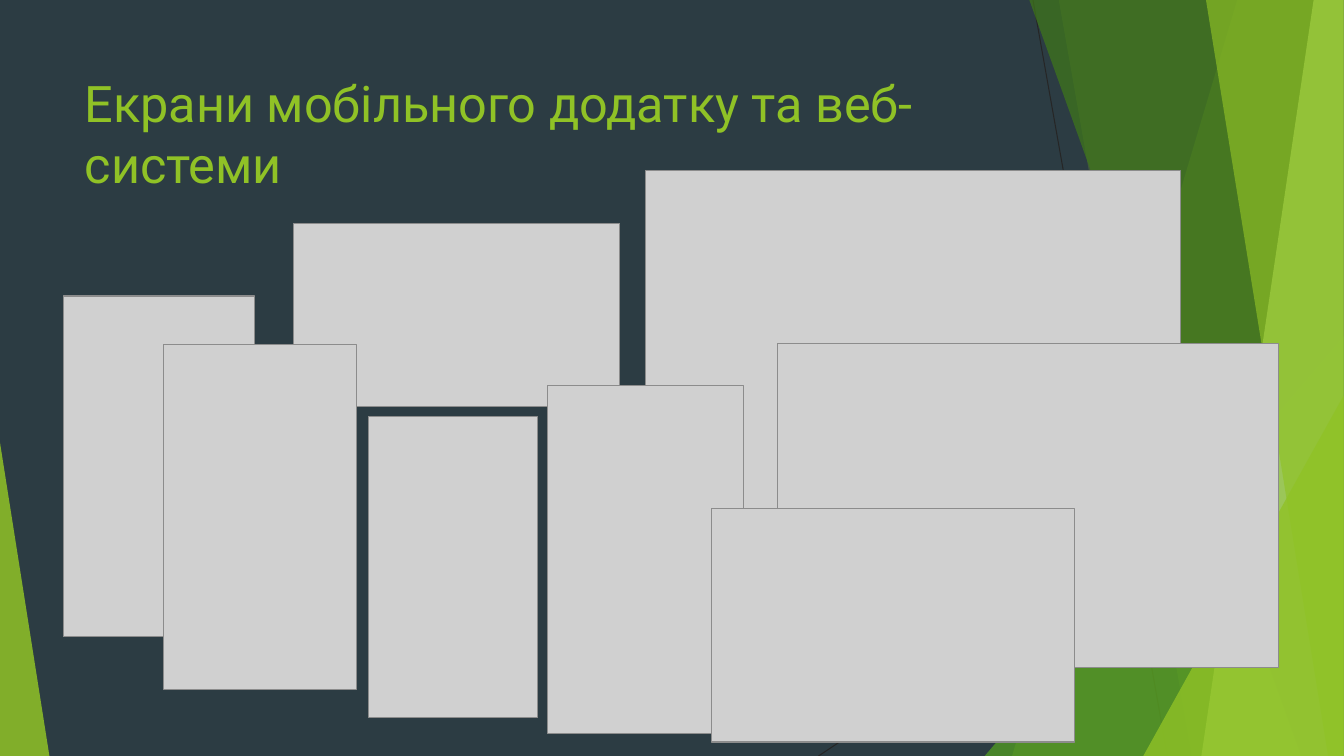
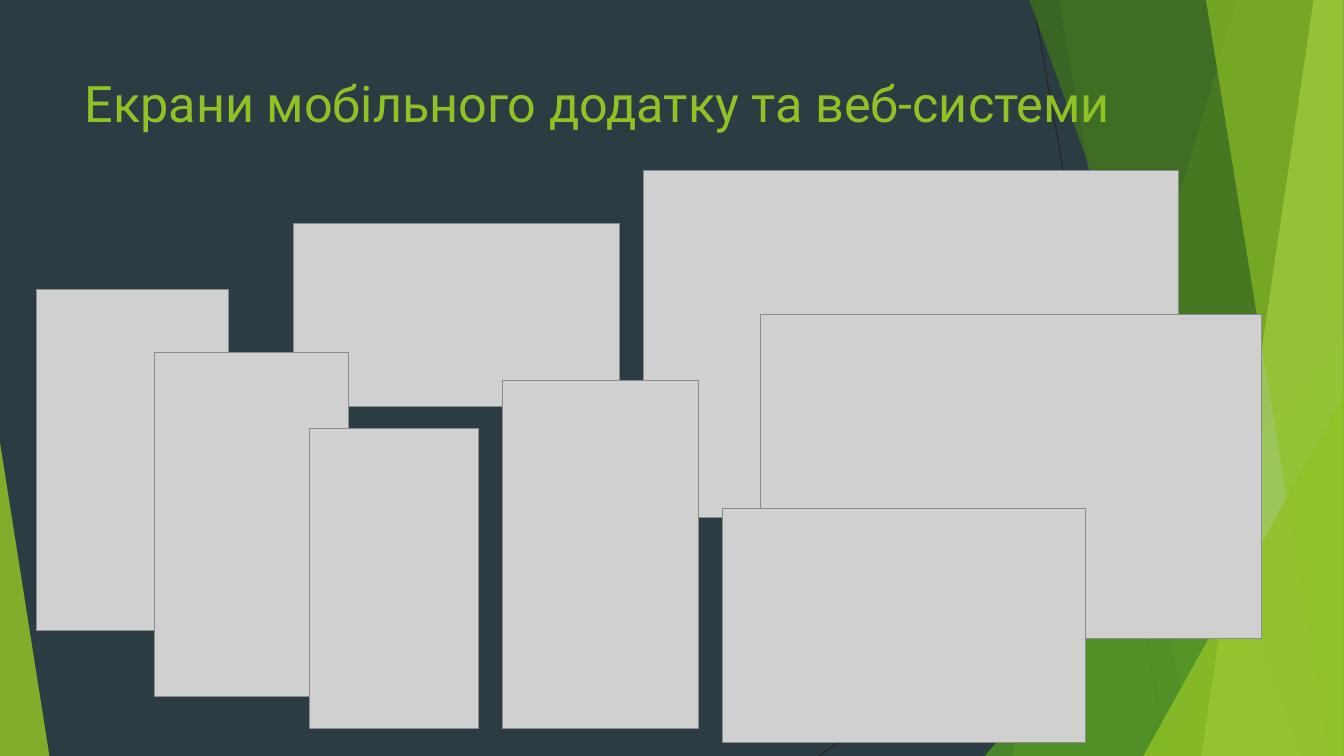
Before and after one commit to Denscorov/diplom, a slide deck: slide 9 of Doc/Мобільний додаток для тестування знань студентів з дисципліни.pptx. Drawn at 1344x756 pixels with LibreOffice and Linux fonts; fonts in the diff are those of the drawing; grey boxes stand for pictures. Boxes give left, top, right and bottom in pixels: in the first picture for what was removed or moved away, otherwise in the second. Text is boxed around its words. In the diff, an @@ line names an element or a change of style, - is before the commit and + after.

```diff
--- a/Doc/Мобільний додаток для тестування знань студентів з дисципліни.pptx
+++ b/Doc/Мобільний додаток для тестування знань студентів з дисципліни.pptx
@@ title "Екрани мобільного додатку та веб-системи" rewrapped from (85,84,912,184) to (85,76,1110,134) @@
@@ picture: place and size @@
-picture at (64,296,255,637)
+picture at (36,290,228,631)
@@ picture: place and size @@
-picture at (777,344,1278,667)
+picture at (761,315,1262,638)
@@ picture: place and size @@
-picture at (163,345,357,689)
+picture at (155,352,349,696)
@@ picture: place and size @@
-picture at (547,385,743,734)
+picture at (503,380,699,729)
@@ picture: place and size @@
-picture at (369,417,538,718)
+picture at (310,429,479,729)
@@ picture: place and size @@
-picture at (712,508,1075,742)
+picture at (723,508,1086,742)
```
Also in this commit, not shown: 6 other slides changed, 9 other files.
